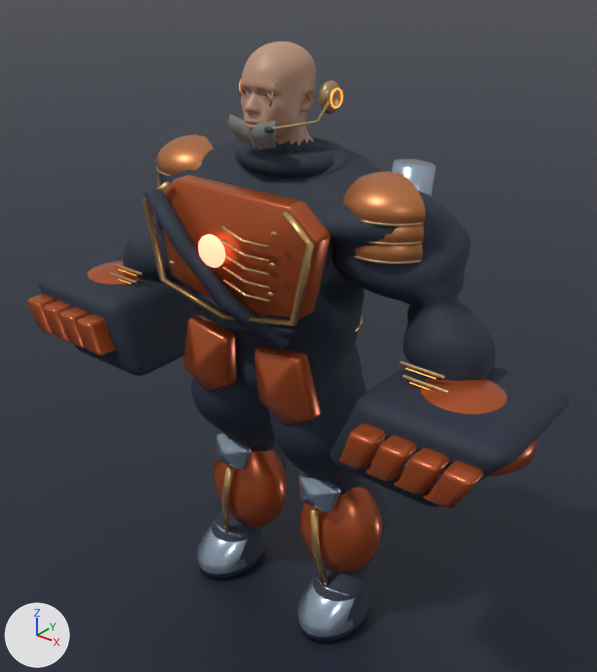
An edit to the Blender file ArtSource/Heroes/Rook.blend, drawn before and after from the same camera.
Camera for both pictures: a 50 mm lens placed at (1.483, -1.818, 2.11), pointed at (0.033, -0.006, 0.987). The lights are fixed; the arrows at lower left show +X, +Y and +Z. The picture after the commit comes second.

Script lines for the objects in view, before the commit:
```python
ob_df_anatomy = bpy.data.objects.new('DF_Anatomy', me_df_anatomy)
ob_df_anatomy.location = (0.0, 0.0, 0.0)
ob_df_gauntletl = bpy.data.objects.new('DF_GauntletL', me_df_gauntletl)
ob_df_gauntletl.location = (0.0, 0.0, 0.0)
ob_plane = bpy.data.objects.new('Plane', me_plane)
ob_plane.location = (0.0, 0.0, 0.0)
# also in view: 'DF_GauntletR' at (0.625, -0.152, 0.938)
```
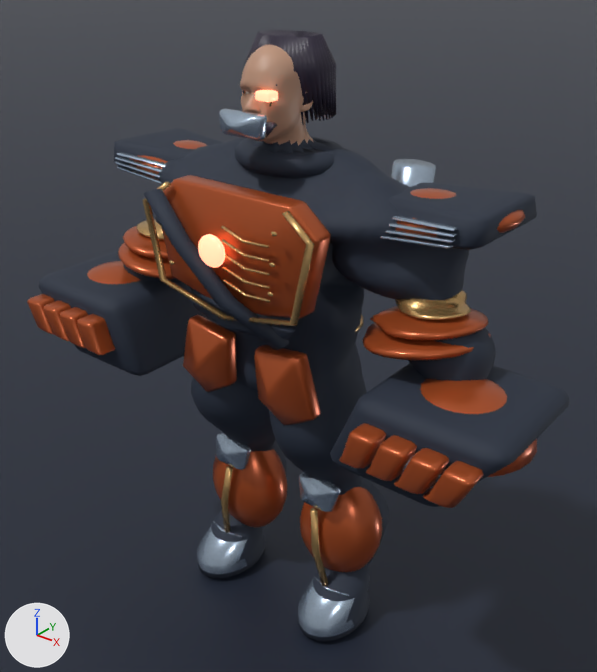
The change, as JSON lines over the scene's bpy script:
```json
{"block": "me_df_anatomy", "where": "# used by ob_df_anatomy; location = (0.0, 0.0, 0.0)"}
{"op": "remove", "block": "me_df_anatomy", "code": "me_df_anatomy.from_pydata(...)  # 21917 vertices, 26354 faces; spans x -0.69..0.69, y -0.36..0.28, z 0.02..1.86"}
{"op": "add", "block": "me_df_anatomy", "code": "me_df_anatomy.from_pydata(...)  # 22161 vertices, 21140 faces; spans x -0.69..0.69, y -0.36..0.28, z 0.02..1.87"}
{"block": "me_df_anatomy", "change": "me_df_anatomy part 1: 38 loose pieces with 3690 vertices, spanning x -0.67..0.67, y -0.27..0.03, z 1.04..1.76, are deleted"}
{"block": "me_df_anatomy", "change": "me_df_anatomy part 2: 23 vertices moved within x -0.5..0.5, y -0.16..-0.01, z 1.12..1.67; 1871 vertices removed from x -0.63..0.63, y -0.18..-0.01, z 1.11..1.73; 5793 vertices added at x -0.69..0.69, y -0.24..0.23, z 1.1..1.87"}
{"block": "me_df_anatomy", "change": "other edits to the shape of me_df_anatomy do not show in these pictures"}
{"op": "remove", "block": "me_df_anatomy", "code": "me_df_anatomy.materials.append(mat_brakk_concept_surface_0)  # dark blue #2c323f"}
{"op": "remove", "block": "me_df_anatomy", "code": "me_df_anatomy.materials.append(mat_brakk_concept_surface_2)  # orange #c27c4b"}
{"op": "remove", "block": "me_df_anatomy", "code": "me_df_anatomy.materials.append(mat_brakk_concept_surface_3)  # orange #ffa63f, glowing orange #ffa63f"}
{"op": "remove", "block": "me_df_anatomy", "code": "me_df_anatomy.materials.append(mat_brakk_concept_surface_4)  # brown #b5996f"}
{"op": "remove", "block": "me_df_anatomy", "code": "me_df_anatomy.materials.append(mat_brakk_concept_surface_5)  # grey #8b8e89"}
```

What differs and where, as boxes [x1, y1, x2, y2] in the pictures (597 x 672 px):
```json
{"object": "DF_Anatomy", "change": "reshaped", "before": [109, 41, 496, 641], "after": [114, 30, 537, 641], "on screen": "9% wider"}
{"part": 1, "of": "me_df_anatomy", "change": "deleted", "before": [109, 80, 449, 392]}
{"part": 2, "of": "me_df_anatomy", "change": "built on", "before": [115, 100, 445, 379], "after": [114, 30, 537, 360]}
```
